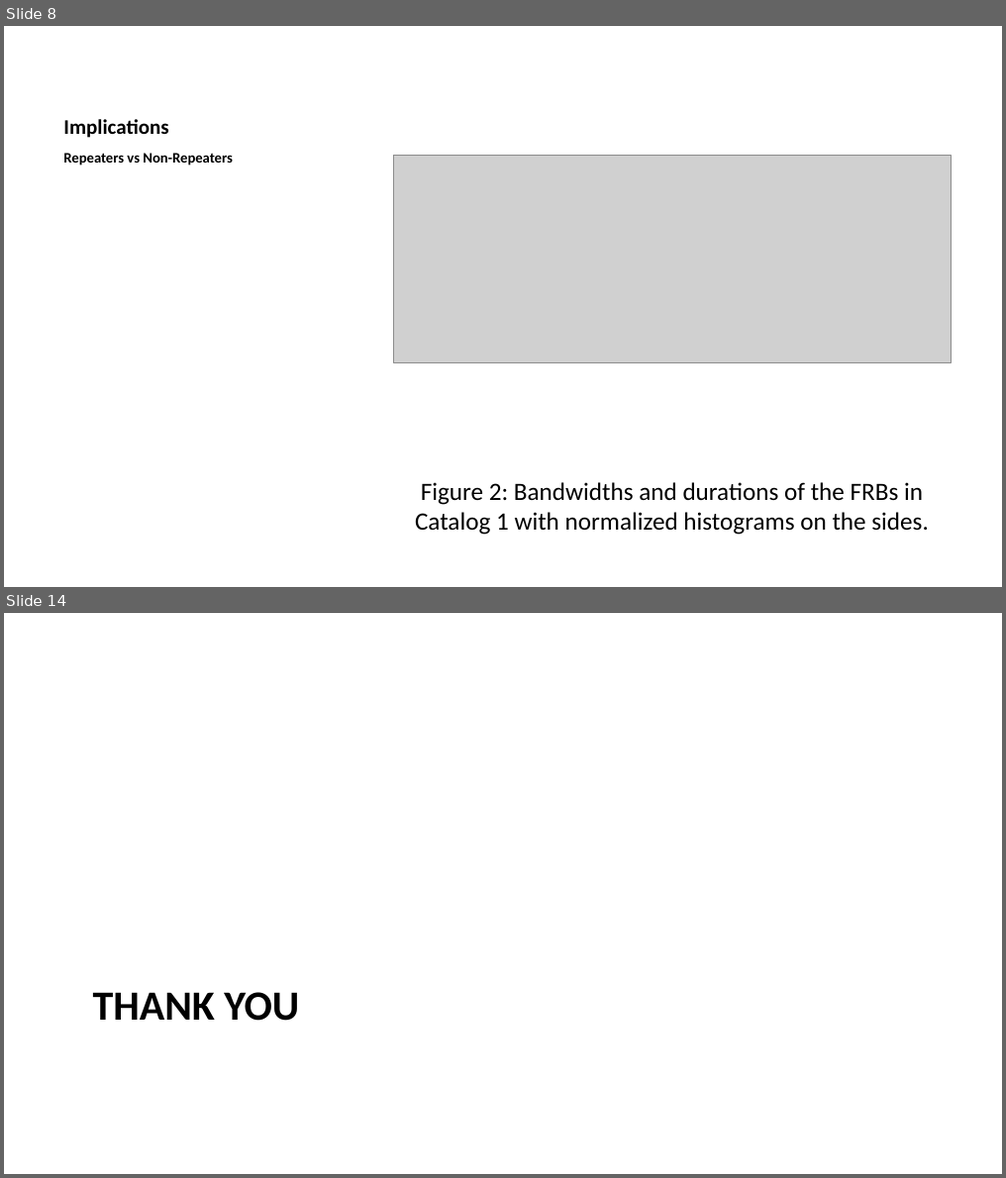
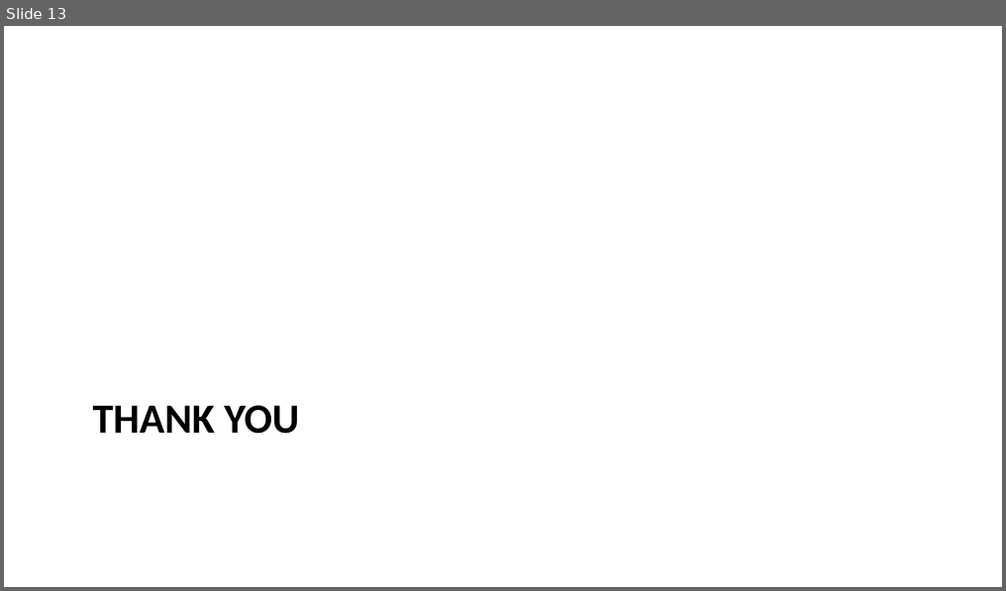
Before and after one commit to Thaza-Kun/sarjana, a slide deck: docs/slides/andersen_2023/slides.pptx. Shown one above the other, each under a label of ours: slides 8 and 14 before the commit, slide 13 after it; the slides between them are not shown. The pictures are 1006x1178 and 1006x591 pixels, drawn with LibreOffice and Linux fonts; fonts in the diff are those of the drawing; grey boxes stand for pictures. Boxes give left, top, right and bottom in pixels: in the first picture for what was removed or moved away, otherwise in the second. Text is boxed around its words. In the diff, an @@ line names an element or a change of style, - is before the commit and + after.

Commit message:
✨ NEW Focus on some repeaters

```diff
--- a/docs/slides/andersen_2023/slides.pptx
+++ b/docs/slides/andersen_2023/slides.pptx
@@ slide 8 removed at bbox=[4, 26, 1002, 587], background #FFFFFF @@
@@ title removed at bbox=[63, 119, 168, 138] @@
-Implications
@@ text removed at bbox=[63, 153, 232, 166] @@
-Repeaters vs Non-Repeaters
@@ picture removed at bbox=[393, 155, 950, 363] @@
@@ text removed at bbox=[415, 482, 929, 535] @@
-Figure 2: Bandwidths and durations of the FRBs in Catalog 1 with normalized histograms on the sides.
@@ what was slide 14 is now slide 13 @@
```
Also in this commit, not shown: 3 slides changed, 12 slides added, 11 other slides removed, 20 other files.
